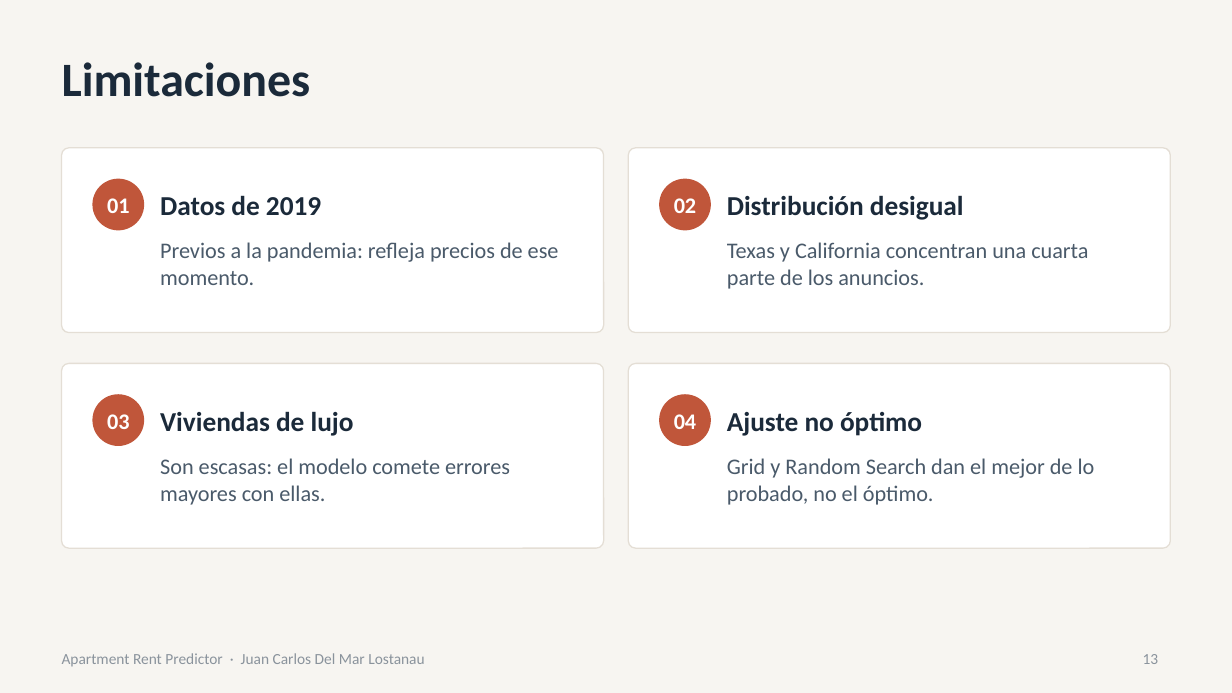
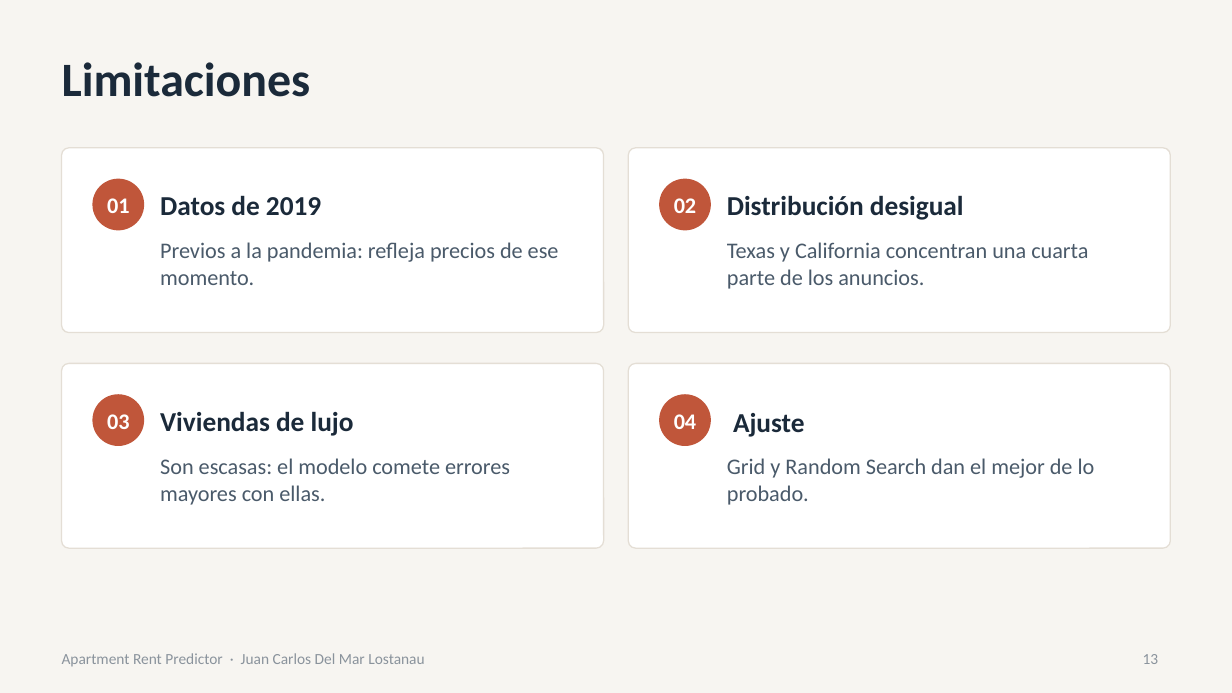
Before and after one commit to Juancarlosdelmarlostanau/Apartment-rent-predictor, a slide deck: slide 13 of presentation/Apartment_Rent_Predictor.pptx. Drawn at 1232x693 pixels with LibreOffice and Linux fonts; fonts in the diff are those of the drawing. Boxes give left, top, right and bottom in pixels: in the first picture for what was removed or moved away, otherwise in the second. Text is boxed around its words. In the diff, an @@ line names an element or a change of style, - is before the commit and + after.

Commit message:
ajustes en presentacion, push final

```diff
--- a/presentation/Apartment_Rent_Predictor.pptx
+++ b/presentation/Apartment_Rent_Predictor.pptx
@@ text at (733,413,805,437): text changed @@
-Ajuste no óptimo
+Ajuste
@@ text at (727,458,1095,505): text changed @@
-Grid y Random Search dan el mejor de lo probado, no el óptimo.
+Grid y Random Search dan el mejor de lo probado.
```
Also in this commit, not shown: 1 other slide changed.
